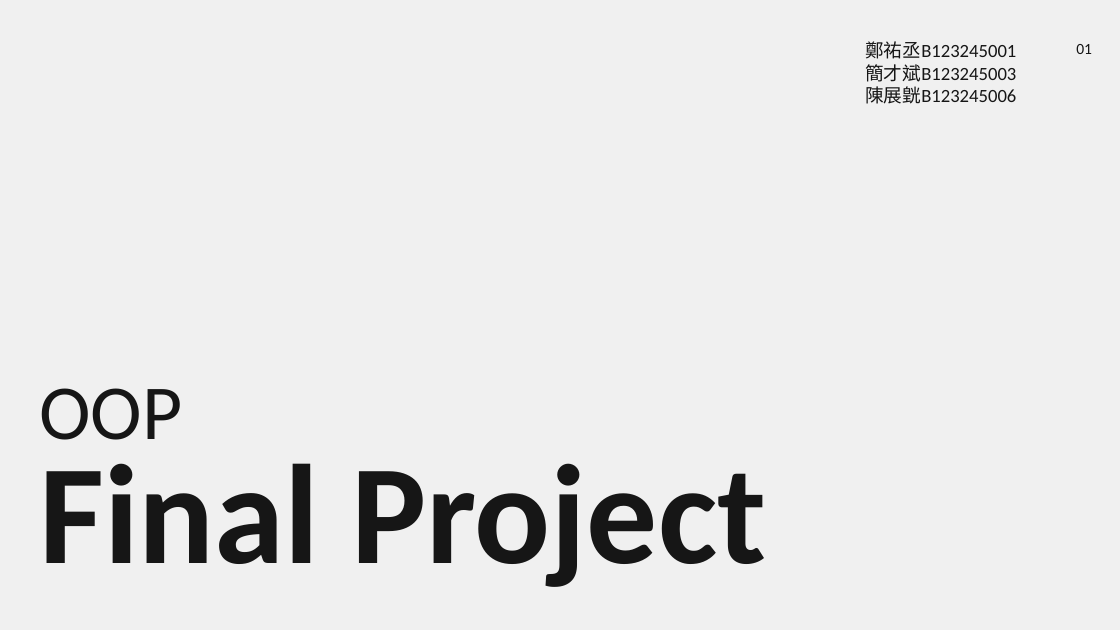
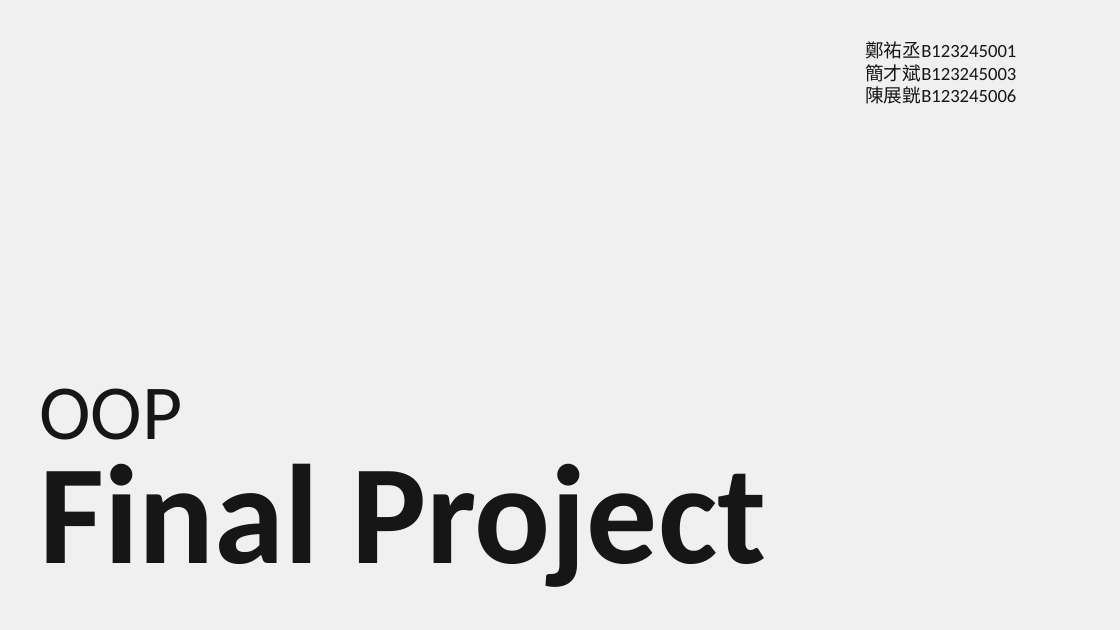
Before and after one commit to abcd1234davidchen/oop-group-project, a slide deck: slide 1 of rawDocument/OOP_Final_Project.pptx. Drawn at 1120x630 pixels with LibreOffice and Linux fonts; fonts in the diff are those of the drawing. Boxes give left, top, right and bottom in pixels: in the first picture for what was removed or moved away, otherwise in the second. Text is boxed around its words. In the diff, an @@ line names an element or a change of style, - is before the commit and + after.

```diff
--- a/rawDocument/OOP_Final_Project.pptx
+++ b/rawDocument/OOP_Final_Project.pptx
@@ text removed at (1076, 44, 1092, 54) @@
-01
```
Also in this commit, not shown: 1 other file.
